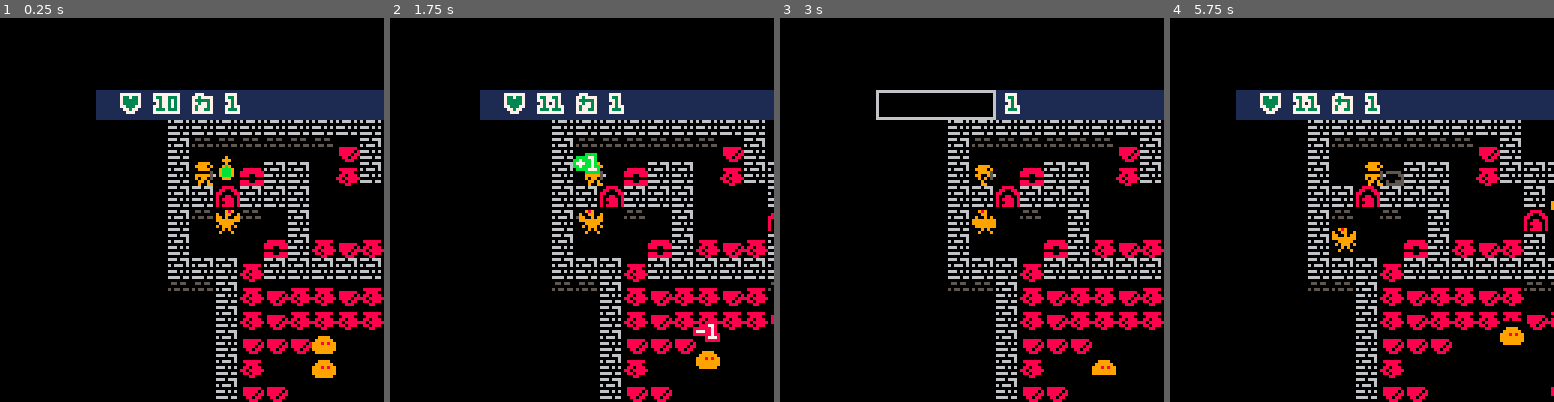
Above: before the commit, frames 1-4 (left to right).
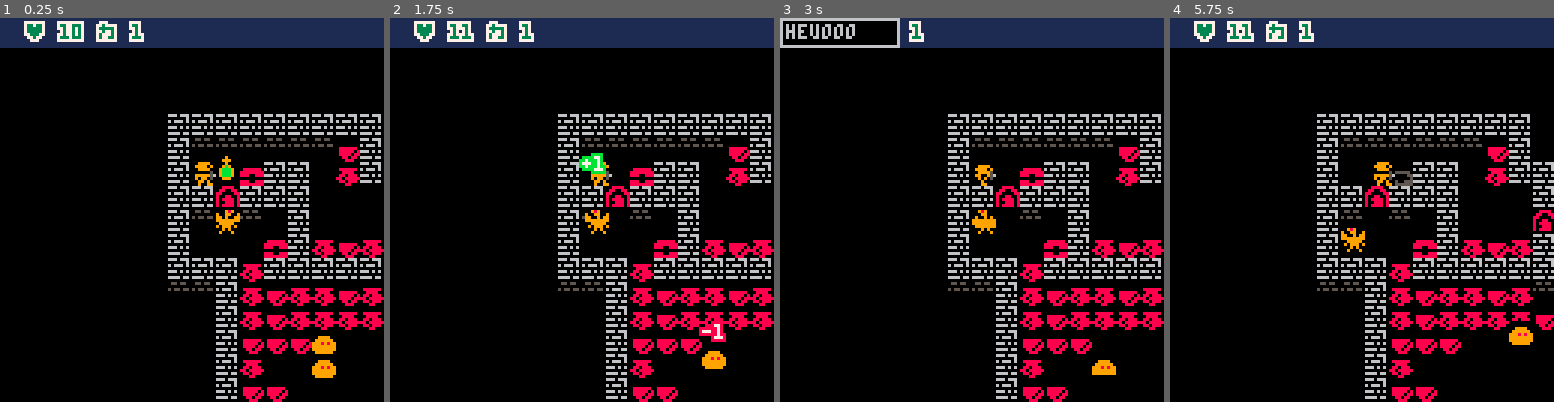
Above: after the commit, the same moments.

Repository: chebastian/picoabyss
Game: PICO-8 cartridge rouge.p8
Same seed, same stepped clock (60 frames per second), same inputs: the game is played once before the commit and once after it.
Inputs:
- Up to frame 1 (0.25 s): no input
- Up to frame 2 (1.75 s): tap X (X key) at 0.33, 1.07 s; tap O (Z key) at 0.7, 1.7 s; hold Right from 1.6 s (still down)
- Up to frame 3 (3 s): tap X (X key) at 1.85, 2.97 s; release Right at 2.1 s; tap O (Z key) at 2.1, 2.5, 2.9 s; hold Up 2.15-2.42 s; hold Right from 2.47 s (still down)
- Up to frame 4 (5.75 s): release Right at 3.03 s; hold Left 3.08-3.58 s; tap O (Z key) every 0.4 s from 3.3 to 5.7 s; hold Down 3.63-3.97 s; hold Right 4.02-4.68 s; tap X (X key) at 4.08, 5.2 s; hold Up 4.73-5.03 s; hold Left 5.08-5.68 s; hold Down from 5.73 s (still down)

The runs differ from the first frame. In frame 1, 14% of the frame differs, in the area x 0-100%, y 0-27%; in frame 2, 23%; in frame 3, 10%; in frame 4, 26%, in the area x 0-100%, y 0-100%.

Commit message:
cam and hud update

Diff:
--- a/rouge.p8
+++ b/rouge.p8
@@ -57,11 +57,14 @@
 	_txts = {} -- floating text
 	_ents = {} -- all entities, inc player
  _itms = {} -- all pickups etc
-
 	_plyr = add_mob(1,p(4,3))
 	_plyr.upd = upd_plyr
 	_pl = anim_pl(4)
 	_plyr.ease = ease_lerp
+
+ _cam = ent(99,p(_plyr.pos.x,
+ 																_plyr.pos.y))
+
 	_tile_sfx = {
 	[9]=sfx_door,
 	[13]=sfx_lmp,
@@ -124,6 +127,9 @@
  move_ent(ent,ent.d)
  ent.d = nil
  _d = nil
+ _cam.pos.x = ent.pos.x
+ _cam.pos.y = ent.pos.y
+ set_lst_pos(_cam)
 end
 
 function upd_game()
@@ -149,8 +155,8 @@
 
 
 function drw_game()
-	camera((_plyr.pos_ren.x-8)*8.0,
-	(_plyr.pos_ren.y-6)*8)
+	camera((_cam.pos_ren.x-8)*8.0,
+	(_cam.pos_ren.y-6)*8)
 	map()
 	_pl.frame_cnt+=1
  _updt = min(_updt+1/60,1)
@@ -162,6 +168,7 @@
  end
 
  drw_dmg()
+ camera(0,0)
  drw_hud()
 
  if(_updt >= 1) _updt=0
@@ -228,6 +235,9 @@
   e.pos_ren.x,
   e.pos_ren.y = e.ease(e)
  end
+
+ _cam.pos_ren.x,
+ _cam.pos_ren.y = ease_lerp(_cam)
 end
 -->8
 --utils
